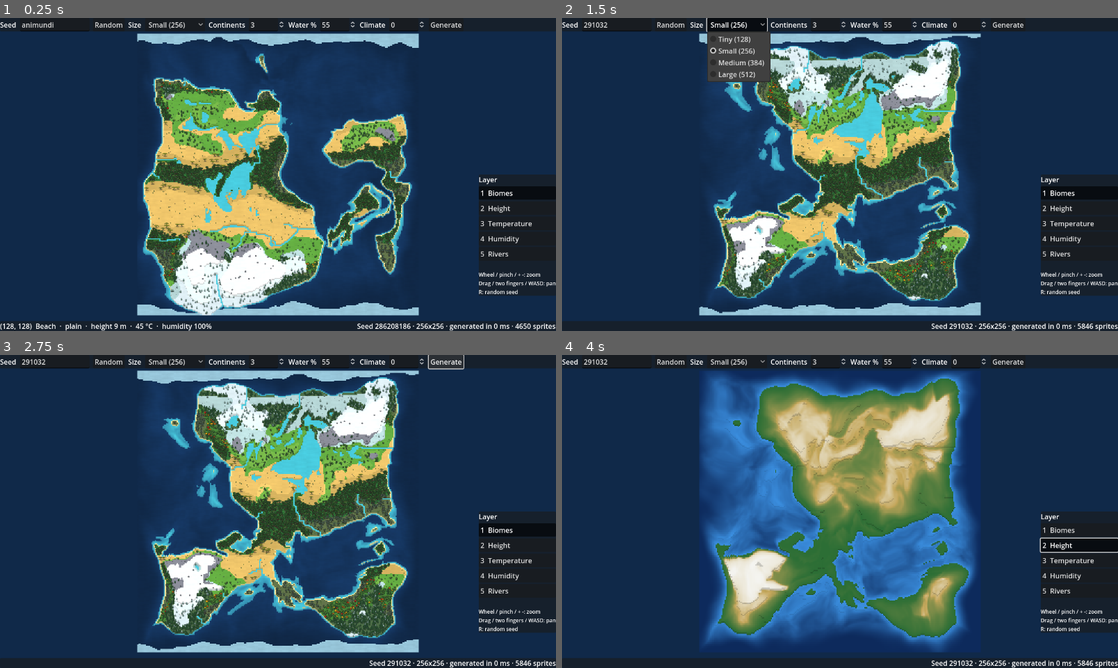
Above: before the commit, frames 1-4 (two rows, left to right).
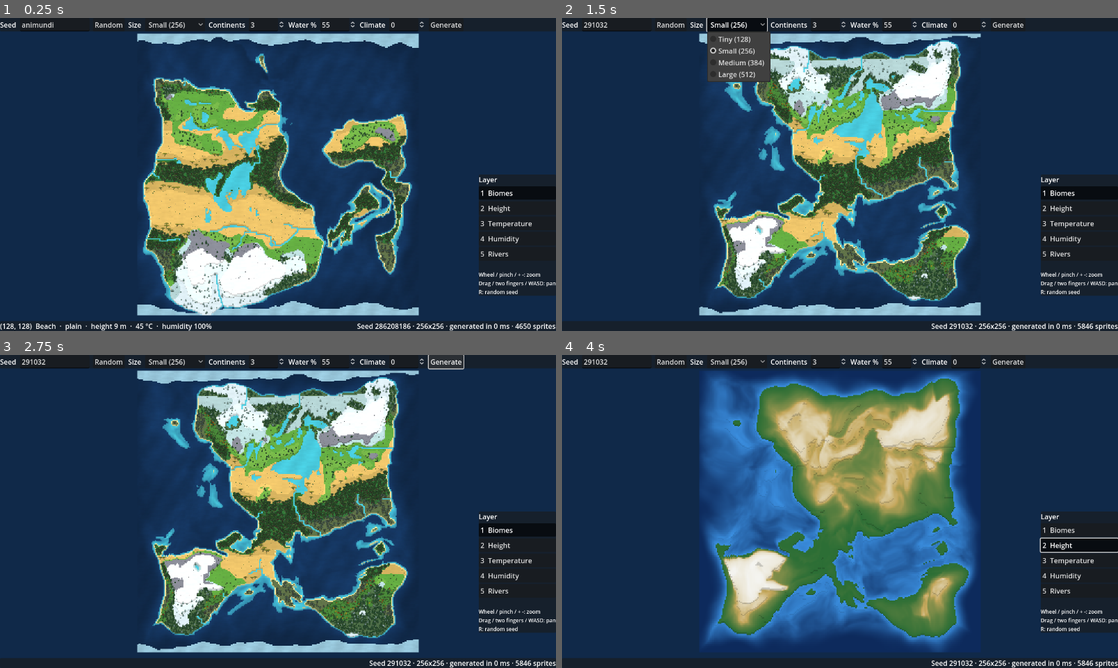
Above: after the commit, the same moments.

Repository: criptore/animundi
Game: Godot game, scene res://scenes/main.tscn
The game is run twice, just before and just after one commit, with the same random seed, the same clock (stepped at 60 frames per second) and the same inputs.
Inputs:
- Up to frame 1 (0.25 s): no input
- Up to frame 2 (1.5 s): click "Random" at 0.5 s; click "Small (256)" at 1.25 s
- Up to frame 3 (2.75 s): click "Generate" at 2 s
- Up to frame 4 (4 s): click "1 Biomes" at 2.75 s; click "2 Height" at 3.5 s

The runs differ from the first frame. In frame 1, 1.4% of the frame differs, in the area x 26-74%, y 12-95%; in frame 2, 1.8%; in frame 3, 1.8%, in the area x 27-73%, y 8-91%; in frame 4, nothing differs.

Commit message:
0.15: zoom level of detail, animated water, wind sway
- sprites far away become crisp dots of their average colour (computed
  per sprite when the atlas is built); shadows hide below zoom 0.6
- tall sprites sway in the wind, each with its own phase, feet fixed
- water: a slow swell of light at every zoom, twinkling glints, and foam
  that comes and goes on shores
- all in shaders (sprite_batch.gdshader, map.gdshader); tests for the
  dot colours and shadow hiding; roadmap and README updated

Co-Authored-By: Claude Opus 5.5 <noreply@anthropic.com>
Claude-Session: https://claude.ai/code/session_01Goyuuk67E4s9WRmQp2FGBR

Diff:
--- a/scripts/main.gd
+++ b/scripts/main.gd
@@ -69,6 +69,8 @@
 	if world == null:
 		return
 	_ground_cover.visible = current_layer == "Biomes" and _camera.zoom.x >= GROUND_COVER_MIN_ZOOM
+	_plants.set_zoom(_camera.zoom.x)
+	_ground_cover.set_zoom(_camera.zoom.x)
 	var tile := pick_tile(get_viewport().get_mouse_position())
 	if tile.x < 0:
 		_hud.set_hover_text("")
--- a/scripts/render2d/sprite_atlas.gd
+++ b/scripts/render2d/sprite_atlas.gd
@@ -15,6 +15,8 @@
 var regions := {}
 ## Sprite id -> size in sprite pixels.
 var sizes := {}
+## Sprite id -> average colour of its opaque pixels (drawn as a dot when zoomed far out).
+var colors := {}
 
 static var _shared: RefCounted
 
@@ -59,6 +61,7 @@
 		var img: Image = images[id]
 		atlas.blit_rect(img, Rect2i(Vector2i.ZERO, img.get_size()), places[id])
 		sizes[id] = Vector2(img.get_size())
+		colors[id] = _average(img)
 		regions[id] = Rect2(Vector2(places[id]) / Vector2(WIDTH, height), Vector2(img.get_size()) / Vector2(WIDTH, height))
 	atlas.generate_mipmaps()
 	texture = ImageTexture.create_from_image(atlas)
@@ -66,3 +69,15 @@
 
 func has(id: String) -> bool:
 	return regions.has(id)
+
+
+static func _average(img: Image) -> Color:
+	var sum := Color(0, 0, 0, 0)
+	var n := 0
+	for y in img.get_height():
+		for x in img.get_width():
+			var c := img.get_pixel(x, y)
+			if c.a > 0.5:
+				sum += c
+				n += 1
+	return Color(sum.r / n, sum.g / n, sum.b / n) if n > 0 else Color.BLACK
--- a/scripts/render2d/sprite_batch.gd
+++ b/scripts/render2d/sprite_batch.gd
@@ -3,6 +3,8 @@
 ## those behind them. The map is cut into horizontal strips, one MultiMesh each, drawn top to
 ## bottom: the order holds across strips, and strips out of view are culled. Each sprite also gets
 ## a small drawn shadow, in a layer under all the sprites (no real-time lighting, as in WorldBox).
+## Tall sprites sway in the wind, and far away every sprite becomes a dot of its average colour
+## (shaders/sprite_batch.gdshader).
 ##
 ## Positions are in world pixels (a tile is WorldMap.TILE world pixels), at the sprite's feet.
 extends Node2D
@@ -20,6 +22,8 @@
 const SHADOW_HEIGHT := 0.28
 const SHADOW_SHIFT := 0.08
 const SHADOW_ALPHA := 0.32
+## Shadows are hidden below this zoom (screen pixels per world pixel), where sprites turn to dots.
+const SHADOWS_MIN_ZOOM := 0.6
 
 var atlas: SpriteAtlas = SpriteAtlas.shared()
 ## Number of sprites drawn.
@@ -67,6 +71,18 @@
 		start = end
 
 
+## Follows the camera zoom (screen pixels per world pixel): far away, sprites turn into dots and
+## shadows are hidden.
+func set_zoom(zoom: float) -> void:
+	_sprite_material.set_shader_parameter("zoom", zoom)
+	_shadows.visible = zoom >= SHADOWS_MIN_ZOOM
+
+
+## Wind strength: how far the top of a tall sprite sways, in world pixels (0 = still).
+func set_wind(amount: float) -> void:
+	_sprite_material.set_shader_parameter("wind", amount)
+
+
 ## Size of a sprite in world pixels.
 static func world_size(id: String) -> Vector2:
 	return SpriteLibrary.world_size(id) * TILE
@@ -83,6 +99,9 @@
 		sprites.set_instance_transform_2d(n, Transform2D(0.0, Vector2(sx, size.y), 0.0, positions[k]))
 		var r: Rect2 = atlas.regions[ids[k]]
 		sprites.set_instance_custom_data(n, Color(r.position.x, r.position.y, r.size.x, r.size.y))
+		# Colour: the average colour (for the far-away dot) and the height in world pixels / 256.
+		var avg: Color = atlas.colors[ids[k]]
+		sprites.set_instance_color(n, Color(avg.r, avg.g, avg.b, size.y / 256.0))
 		var shadow := Vector2(size.x * SHADOW_WIDTH, size.x * SHADOW_HEIGHT)
 		shadows.set_instance_transform_2d(n, Transform2D(0.0, shadow, 0.0,
 				positions[k] + Vector2(size.x * SHADOW_SHIFT, shadow.y * 0.45)))
@@ -103,6 +122,7 @@
 	var mm := MultiMesh.new()
 	mm.transform_format = MultiMesh.TRANSFORM_2D
 	mm.use_custom_data = custom
+	mm.use_colors = custom
 	mm.mesh = _unit_quad()
 	mm.instance_count = n
 	return mm
--- a/shaders/map.gdshader
+++ b/shaders/map.gdshader
@@ -6,6 +6,7 @@
 // specks) and a step edge where a neighbour sits on a lower level (a dark cliff face on the south
 // side, a darker line on east and west, a light rim on the north). Zoomed out, patterns fade away
 // and a step shows as a darker tile, so the map reads like WorldBox's: flat colours, hard edges.
+// Water moves: a slow swell of light, twinkling glints and foam that comes and goes on the shore.
 shader_type canvas_item;
 
 // Size of the map in tiles.
@@ -75,9 +76,12 @@
 			if (h > 0.9) return base * 0.75;
 			break;
 		}
-		case WATER:
-			if (h < 0.025) return base * 1.12;
+		case WATER: {
+			// Glints that twinkle in and out.
+			float twinkle = sin(TIME * 2.2 + h2 * 6.2831);
+			if (h < 0.03 && twinkle > 0.4) return base * (1.0 + 0.18 * (twinkle - 0.4) / 0.6);
 			break;
+		}
 	}
 	return base;
 }
@@ -100,6 +104,21 @@
 		col = mix(col, pattern(kind, col, cell, sub), detail);
 	}
 
+	if (water && show_patterns) {
+		// Slow swell: broad bands of light drift across the water, visible at every zoom.
+		float swell = sin(dot(t, vec2(0.35, 0.22)) - TIME * 0.6) * 0.5 + 0.5;
+		col *= 0.97 + 0.06 * swell;
+		// Foam along the shore: the pattern pixels next to land come and go like small waves.
+		float wave = sin(TIME * 1.6 + hash(vec2(cell)) * 6.2831) * 0.5 + 0.5;
+		bool shore = (tile_data(cell + ivec2(0, -1)).b < 0.5 && sub.y == 0)
+				|| (tile_data(cell + ivec2(0, 1)).b < 0.5 && sub.y == 7)
+				|| (tile_data(cell + ivec2(-1, 0)).b < 0.5 && sub.x == 0)
+				|| (tile_data(cell + ivec2(1, 0)).b < 0.5 && sub.x == 7);
+		if (shore && hash(vec2(cell) * 8.0 + vec2(sub)) < 0.35 + 0.5 * wave) {
+			col = mix(col, vec3(0.92, 0.97, 1.0), 0.55 * detail);
+		}
+	}
+
 	// Step edges toward lower neighbours. Under water they are softer.
 	float strength = water ? 0.5 : 1.0;
 	bool south = level_at(cell + ivec2(0, 1)) < level;
--- a/shaders/sprite_batch.gdshader
+++ b/shaders/sprite_batch.gdshader
@@ -1,12 +1,63 @@
 // Sprites drawn in batches from the sprite atlas (scripts/render2d/sprite_batch.gd): every instance
 // is a unit quad (feet at the origin) scaled to the sprite's size; its custom data is the sprite's
-// rectangle in the atlas. Shadows use the same shader on a shadow texture, without custom data.
+// rectangle in the atlas, its colour the sprite's average colour (rgb) and height in world pixels
+// (a, divided by 256). Shadows use the same shader on a shadow texture, without custom data.
+//
+// - Wind: the top of tall sprites sways a little, each with its own phase; the feet stay put.
+// - Level of detail: when a sprite would be only a few screen pixels tall, it is drawn as a small
+//   dot of its average colour at its feet instead (crisp, readable from far, like WorldBox).
 shader_type canvas_item;
 
 uniform bool from_atlas = true;
+// Screen pixels per world pixel (the camera zoom), set every frame.
+uniform float zoom = 1.0;
+// Sway amplitude in world pixels at the top of a sprite (0 = no wind).
+uniform float wind = 0.6;
+// Sprites shorter than this on screen become dots.
+uniform float dot_below = 6.0;
+
+varying vec2 local_uv;
+varying vec4 info;
+// Width over height of the sprite.
+varying float aspect;
+
+float hash(float n) {
+	return fract(sin(n * 12.9898) * 43758.5453);
+}
 
 void vertex() {
+	local_uv = UV;
+	info = COLOR;
+	aspect = 1.0;
 	if (from_atlas) {
 		UV = INSTANCE_CUSTOM.xy + UV * INSTANCE_CUSTOM.zw;
+		aspect = (INSTANCE_CUSTOM.z / TEXTURE_PIXEL_SIZE.x) / max(INSTANCE_CUSTOM.w / TEXTURE_PIXEL_SIZE.y, 1e-5);
+		float height = COLOR.a * 256.0;
+		// VERTEX is in the unit quad: y = -1 at the top, 0 at the feet. The sway is given in world
+		// pixels, so it is divided by the sprite's width (the instance transform scales it back).
+		// Short sprites (grass, rocks) barely move.
+		float phase = hash(float(INSTANCE_ID)) * 6.2831;
+		float sway = sin(TIME * 1.3 + phase) + 0.35 * sin(TIME * 3.1 + phase * 2.0);
+		float width = max(height * aspect, 1.0);
+		VERTEX.x += sway * wind * smoothstep(0.0, 1.0, -VERTEX.y) / width * clamp(height / 12.0, 0.0, 1.0);
 	}
 }
+
+void fragment() {
+	vec4 tex = texture(TEXTURE, UV);
+	if (!from_atlas) {
+		COLOR = tex;
+	} else {
+		float height_px = info.a * 256.0 * zoom;
+		if (height_px >= dot_below) {
+			COLOR = tex;
+		} else {
+			// A dot of the sprite's average colour, 1 to 3 screen pixels wide, at its feet.
+			float dot_px = clamp(height_px * 0.5, 1.0, 3.0);
+			float width_px = max(height_px * aspect, 1e-3);
+			bool inside = abs(local_uv.x - 0.5) * width_px <= dot_px * 0.5
+					&& (1.0 - local_uv.y) * height_px <= dot_px;
+			COLOR = inside ? vec4(info.rgb, 1.0) : vec4(0.0);
+		}
+	}
+}
--- a/tests/test_world.gd
+++ b/tests/test_world.gd
@@ -314,6 +314,8 @@
 		for e in entries:
 			known = known and atlas.has(e[0])
 	check(known, "every plant of the flora table has a sprite")
+	var oak: Color = atlas.colors["trees/Oak"]
+	check(oak.g > oak.b and oak.a == 1.0, "every sprite has an average colour for its far-away dot (oak is green)")
 
 
 func test_sprite_batch() -> void:
@@ -346,6 +348,10 @@
 	check(sorted and total == 2250, "sprites are drawn top to bottom, nearest last")
 	check(layer.get_child_count() == 16 and batch.get_child(0).get_child_count() == 16,
 			"one strip of sprites and one of shadows per 16 rows of tiles")
+	batch.set_zoom(0.3)
+	var far: bool = not batch.get_child(0).visible
+	batch.set_zoom(2.0)
+	check(far and batch.get_child(0).visible, "shadows hide when zoomed far out, where sprites are dots")
 	batch.free()
 
 
Binary file changed: docs/images/world_0.15.png
Binary file changed: docs/images/world_0.15_close.png
Not shown, changed: docs/ROADMAP.md
